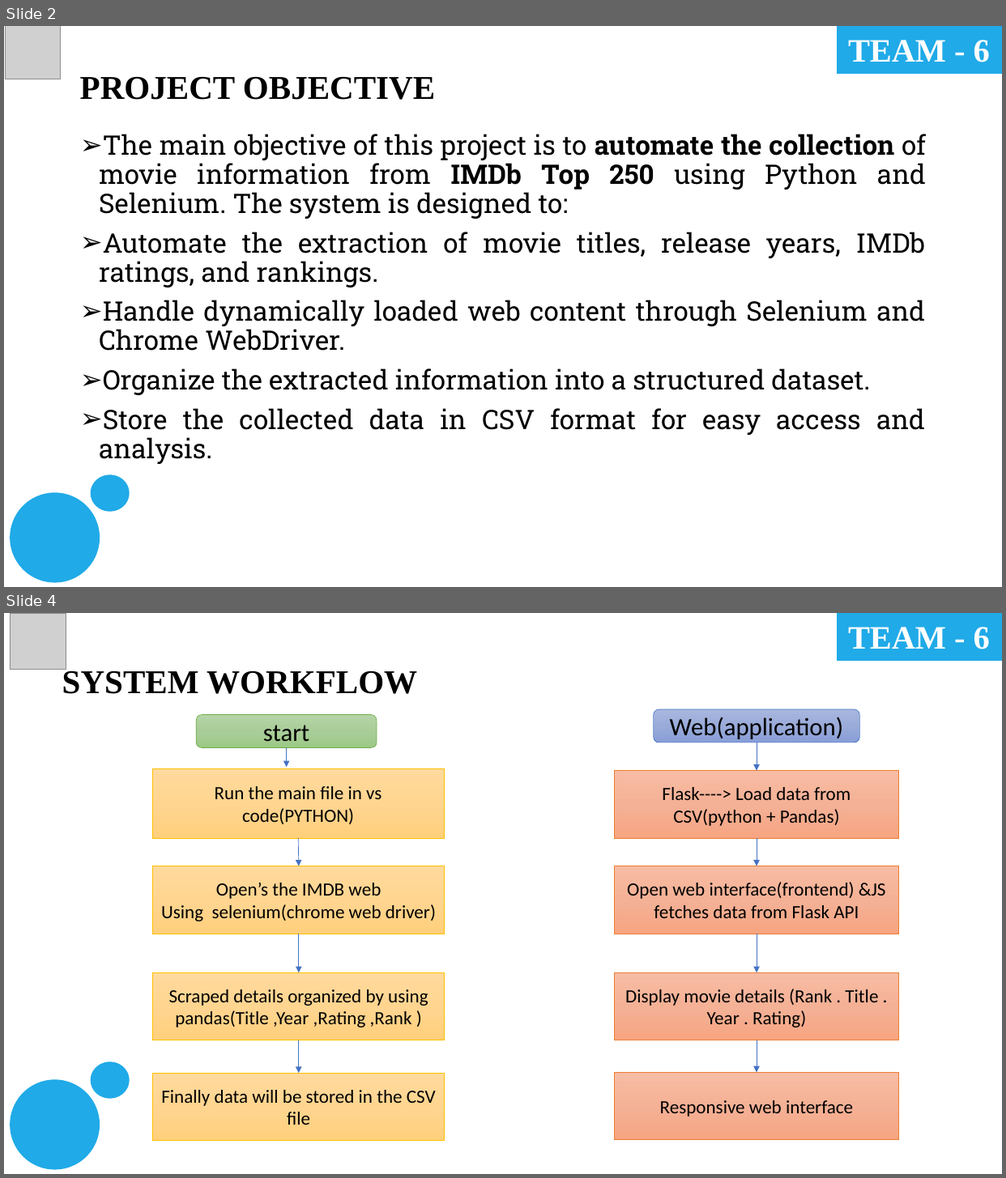
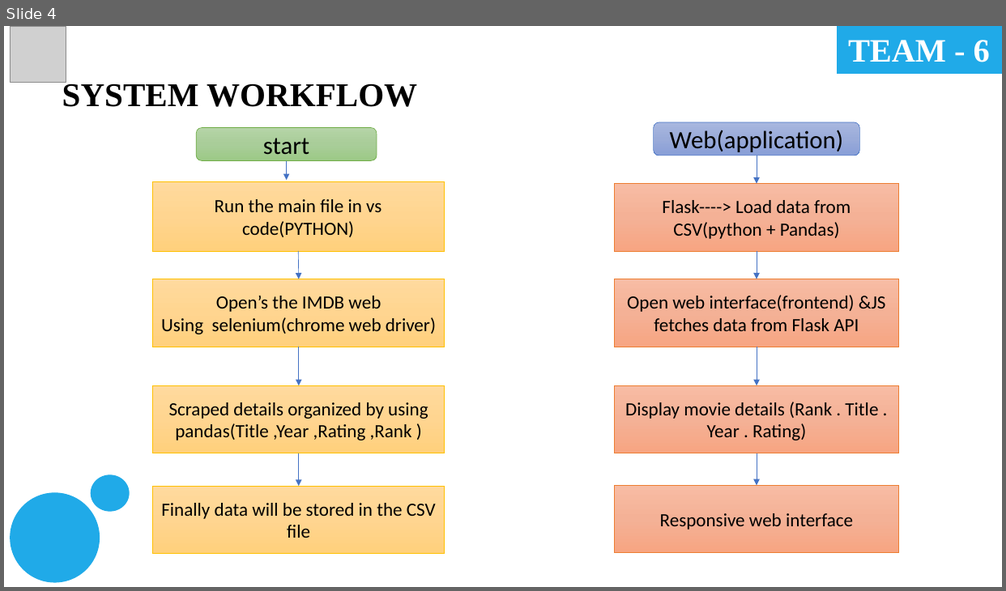
Before and after one commit to 24ece062-sys/Web-Scraping, a slide deck: Imdb movie/IMDB MOVIE.pptx. Shown one above the other, each under a label of ours: slides 2 and 4 before the commit, slide 4 after it; the slides between them are not shown. The pictures are 1006x1178 and 1006x591 pixels, drawn with LibreOffice and Linux fonts; fonts in the diff are those of the drawing; grey boxes stand for pictures. Boxes give left, top, right and bottom in pixels: in the first picture for what was removed or moved away, otherwise in the second. Text is boxed around its words. In the diff, an @@ line names an element or a change of style, - is before the commit and + after.

Commit message:
Add Cryptocurrency Price Tracker and update IMDb project

```diff
--- a/Imdb movie/IMDB MOVIE.pptx
+++ b/Imdb movie/IMDB MOVIE.pptx
@@ slide 2 removed at <box>4,26,1002,587</box>, background #FFFFFF @@
@@ picture removed at <box>5,26,60,79</box> @@
@@ rectangle removed at <box>838,26,1002,73</box> @@
@@ text removed at <box>848,40,990,62</box> @@
-TEAM - 6
@@ text removed at <box>80,76,435,100</box> @@
-PROJECT OBJECTIVE
@@ text removed at <box>99,134,926,464</box> @@
-➢ The main objective of this project is to automate the collection of movie information from IMDb Top 250 using Python and Selenium. The system is designed to:
-➢ Automate the extraction of movie titles, release years, IMDb ratings, and rankings.
-➢ Handle dynamically loaded web content through Selenium and Chrome WebDriver.
-➢ Organize the extracted information into a structured dataset.
-➢ Store the collected data in CSV format for easy access and analysis.
@@ ellipse removed at <box>91,476,129,512</box> @@
@@ ellipse removed at <box>10,493,100,582</box> @@
```
Also in this commit, not shown: 2 slides changed, 1 slide added, 4 other files.
